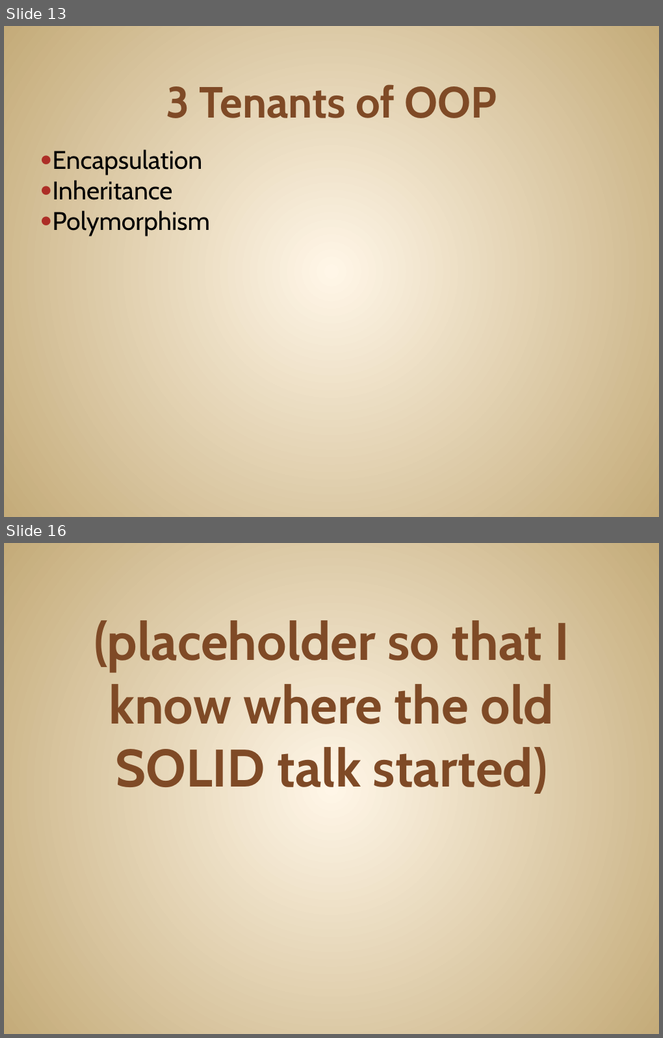
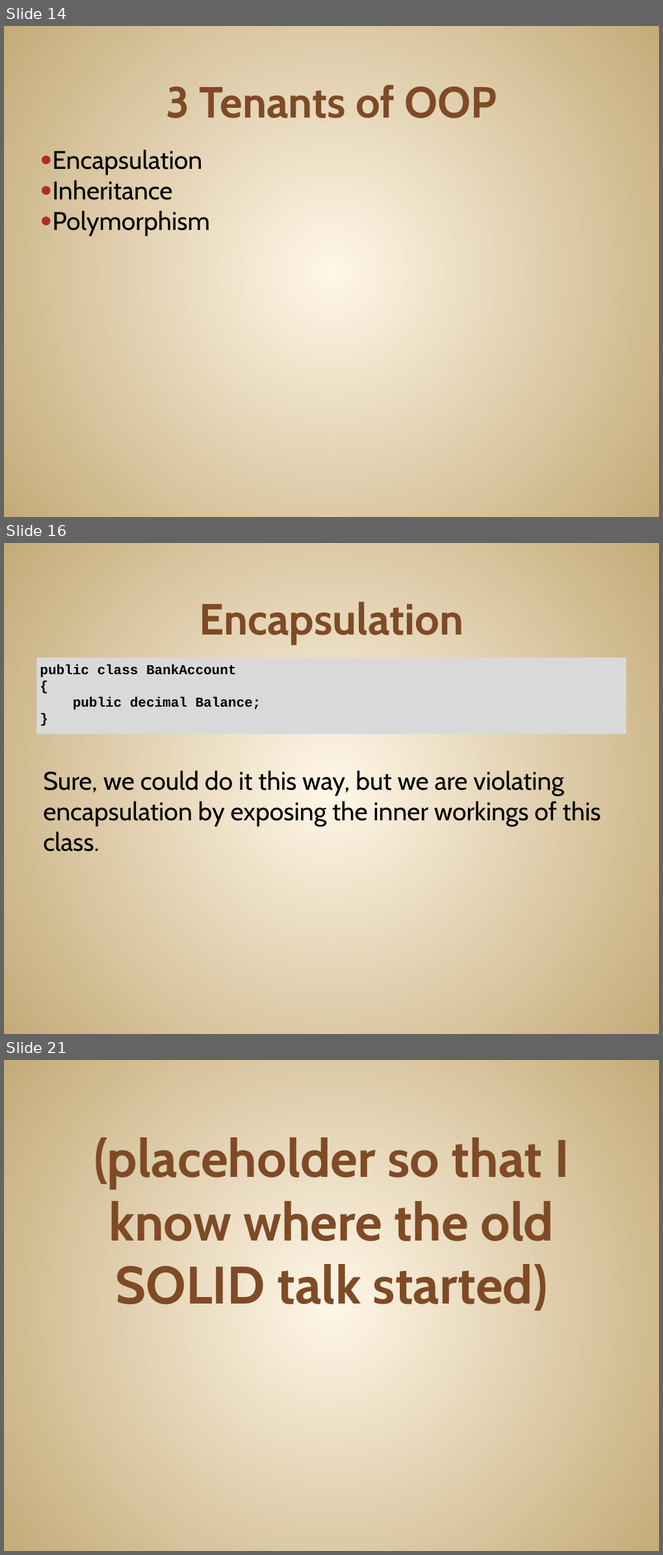
Before and after one commit to JonKruger/oop-solid-sample, a slide deck: slides/OOP-SOLID-CodeMash.pptx. Shown one above the other, each under a label of ours: slides 13 and 16 before the commit, slides 14, 16 and 21 after it; the slides between them are not shown. The pictures are 663x1038 and 663x1555 pixels, drawn with LibreOffice and Linux fonts; fonts in the diff are those of the drawing. Boxes give left, top, right and bottom in pixels: in the first picture for what was removed or moved away, otherwise in the second. Text is boxed around its words. In the diff, an @@ line names an element or a change of style, - is before the commit and + after.

Commit message:
encapsulation and some inheritance

```diff
--- a/slides/OOP-SOLID-CodeMash.pptx
+++ b/slides/OOP-SOLID-CodeMash.pptx
@@ slide 16 added at (4,543,659,1034), background gradient #FFF7E8 to #C4AA7A @@
@@ title added at (199,601,464,644), 48 pt, text #804B26, bold @@
+Encapsulation
@@ text added at (36,657,627,734), fill #D9D9D9, 15 pt, text #000000, bold @@
+public class BankAccount
+{
+public decimal Balance;
+}
@@ text added at (43,771,601,852), 28 pt, text #000000 @@
+Sure, we could do it this way, but we are violating encapsulation by exposing the inner workings of this class.
@@ what was slide 13 is now slide 14 @@
@@ what was slide 16 is now slide 21 @@
```
Also in this commit, not shown: 1 slide changed, 5 other slides added, 1 slide removed.
